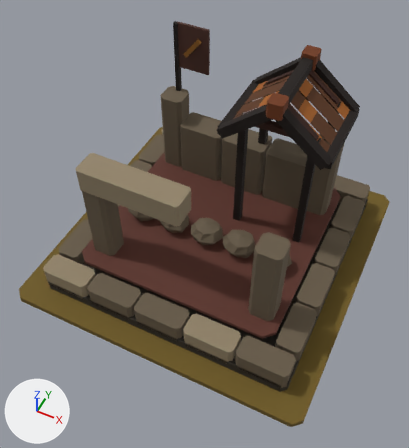
Renders of the glTF model art/sunken-chapel_t6/sunken-chapel_t6.glb from each side of a commit.
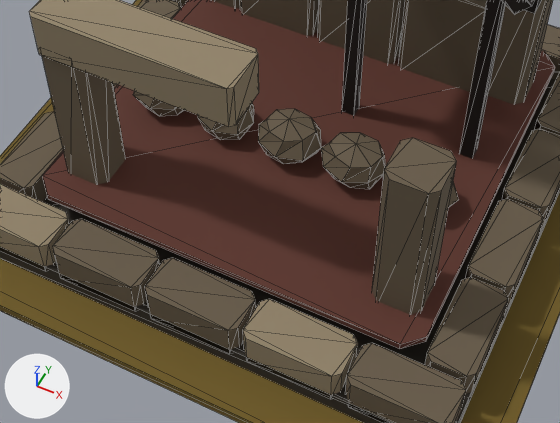
Each version appears first whole from a 50 mm camera at (1.27, -2.77, 3.69) aimed at (0.02, -0.27, 0.57), and next in a close-up on the part from 15% to 84% of the width and 36% to 84% of the height. Arrows for +X, +Y and +Z are at lower left; the lights stay in place. The last two pictures show the newer version. The close-ups show mesh edges as thin lines.

Objects in the first close-up: 'MMR | sunken-chapel | T06 Architecture.001', 'MMR | sunken-chapel | Tier 06 Ground.001'.
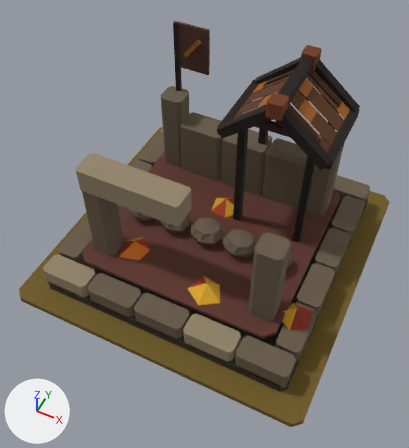
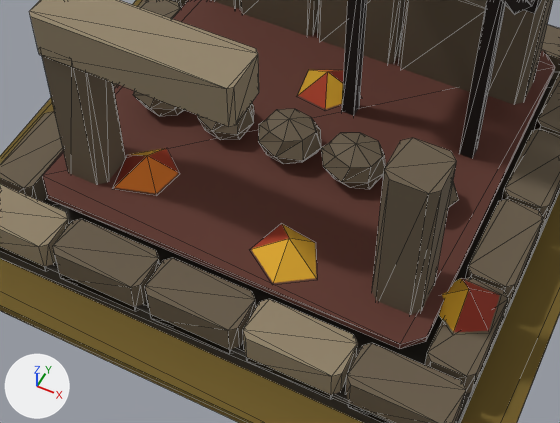
What differs and where, as boxes (x1, y1, x2, y2) in the close-ups (560 x 423 px):
'MMR | sunken-chapel | T06 Autumn Dressing.001', added
    after: (115, 70, 500, 332)

The change, as a list of edits to the scene's bpy script:
```text
Add me_mmr___sunken_chapel___t06_autumn_dressing_001:
    me_mmr___sunken_chapel___t06_autumn_dressing_001.from_pydata(...)  # 30 vertices, 25 faces; spans x -0.57..0.99, y -0.78..0.88, z 0.22..0.35
    me_mmr___sunken_chapel___t06_autumn_dressing_001.materials.append(mat_mmr___shared_palette_atlas)  # picture img_mmr_shared_color_palette_64
Add ob_mmr___sunken_chapel___t06_autumn_dressing_001:
    ob_mmr___sunken_chapel___t06_autumn_dressing_001 = bpy.data.objects.new('MMR | sunken-chapel | T06 Autumn Dressing.001', me_mmr___sunken_chapel___t06_autumn_dressing_001)
    ob_mmr___sunken_chapel___t06_autumn_dressing_001.location = (0.0, 0.0, 0.05)
```
